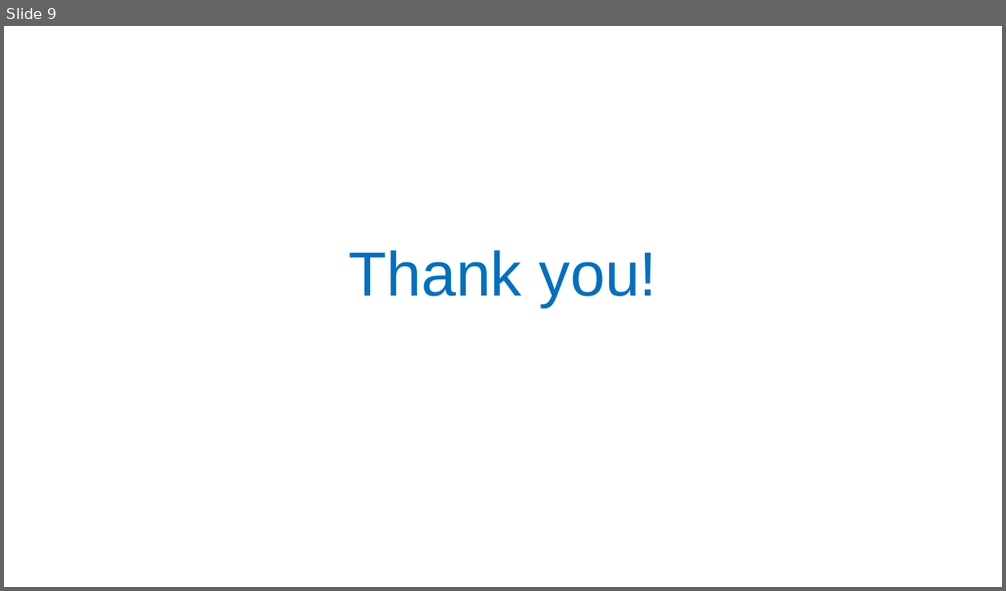
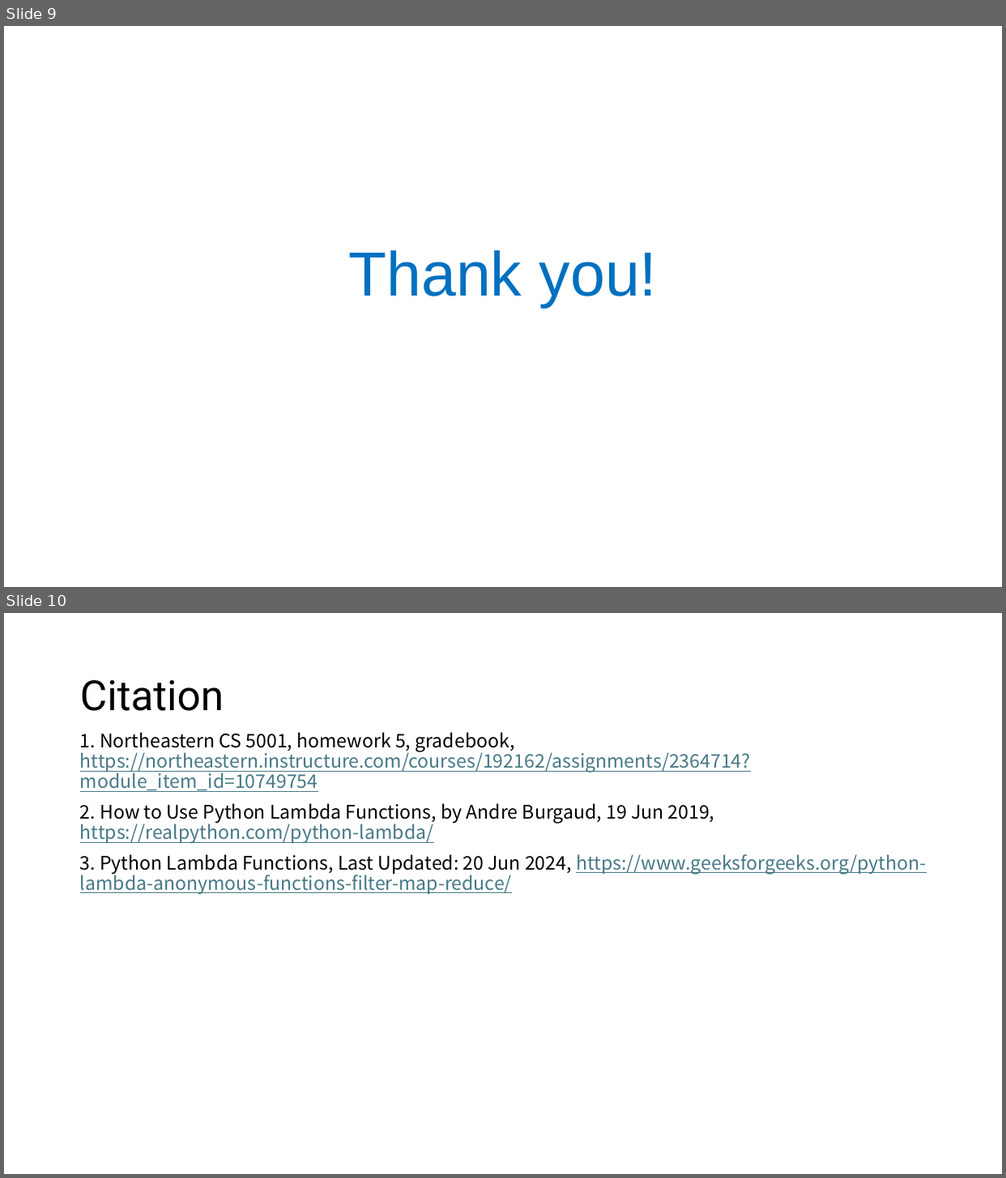
Before and after one commit to page10/Presentation, a slide deck: Presentation Lambda Function 4.pptx. Shown one above the other, each under a label of ours: slide 9 before the commit, slides 9 and 10 after it. The pictures are 1006x591 and 1006x1178 pixels, drawn with LibreOffice and Linux fonts; fonts in the diff are those of the drawing. Boxes give left, top, right and bottom in pixels: in the first picture for what was removed or moved away, otherwise in the second. Text is boxed around its words. In the diff, an @@ line names an element or a change of style, - is before the commit and + after.

Commit message:
update handouts with citation

```diff
--- a/Presentation Lambda Function 4.pptx
+++ b/Presentation Lambda Function 4.pptx
@@ slide 10 added at [4, 613, 1002, 1174], background #FFFFFF @@
@@ title added at [80, 680, 224, 711], 40 pt, text #000000 @@
+Citation
@@ text added at [80, 732, 926, 895], 18 pt, text #467886, underline @@
+1. Northeastern CS 5001, homework 5, gradebook, https://northeastern.instructure.com/courses/192162/assignments/2364714?module_item_id=10749754
+2. How to Use Python Lambda Functions, by Andre Burgaud, 19 Jun 2019, https://realpython.com/python-lambda/
+3. Python Lambda Functions, Last Updated: 20 Jun 2024, https://www.geeksforgeeks.org/python-lambda-anonymous-functions-filter-map-reduce/
```
Also in this commit, not shown: 5 other files.
